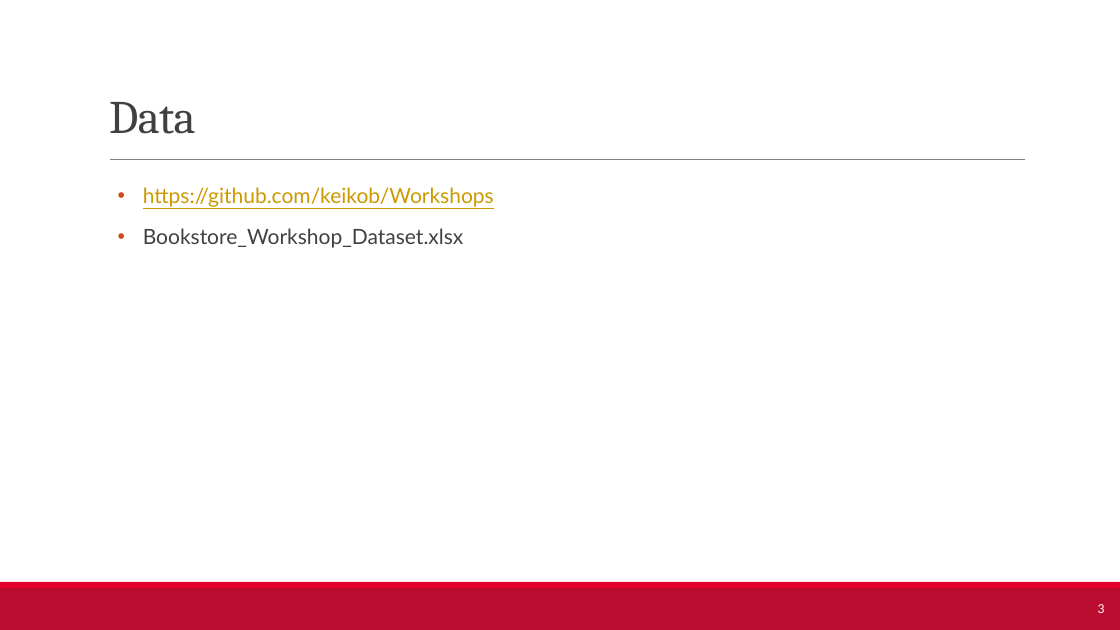
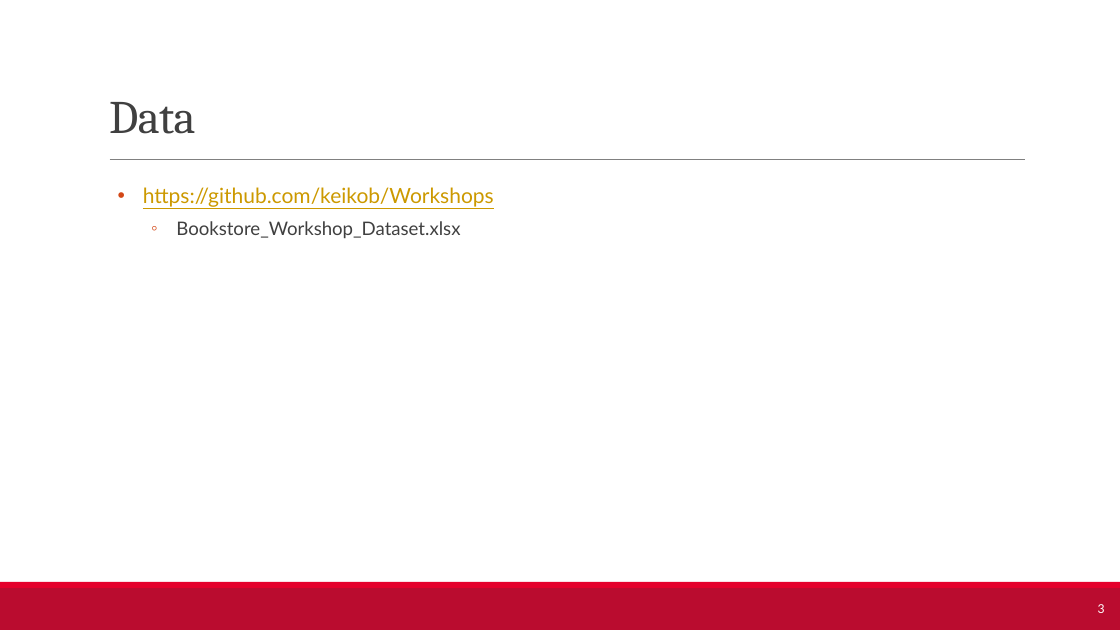
Before and after one commit to keikob/Workshops, a slide deck: slide 3 of 2026-10-09 Working with Data in Excel/Working with Data in Excel.pptx. Drawn at 1120x630 pixels with LibreOffice and Linux fonts; fonts in the diff are those of the drawing. Boxes give left, top, right and bottom in pixels: in the first picture for what was removed or moved away, otherwise in the second. Text is boxed around its words. In the diff, an @@ line names an element or a change of style, - is before the commit and + after.

```diff
--- a/2026-10-09 Working with Data in Excel/Working with Data in Excel.pptx
+++ b/2026-10-09 Working with Data in Excel/Working with Data in Excel.pptx
@@ text at (x1=176, y1=221, x2=460, y2=238): size 18 to 16 pt in "Bookstore_Workshop_Dataset.xlsx"; bullet • to ◦; list level 1 to 2 in "Bookstore_Workshop_Dataset.xlsx" @@
```
